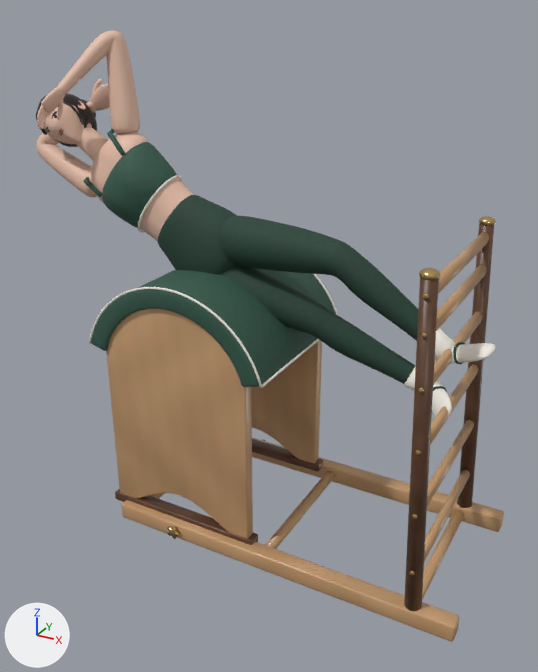
A saved change to the glTF model public/models/pilates-studio/barrel-studio-rig.glb.
Before and after are seen from a camera (50 mm lens) standing at (0.96, -1.93, 1.64) and looking at (-0.1, -0.01, 0.67). The lights are fixed; the arrows at lower left show +X, +Y and +Z. The first picture is the older version. Vertices at exactly the same position are counted once.

In view in the first picture: 'SM_Studio_Dielectric' and 1 more.
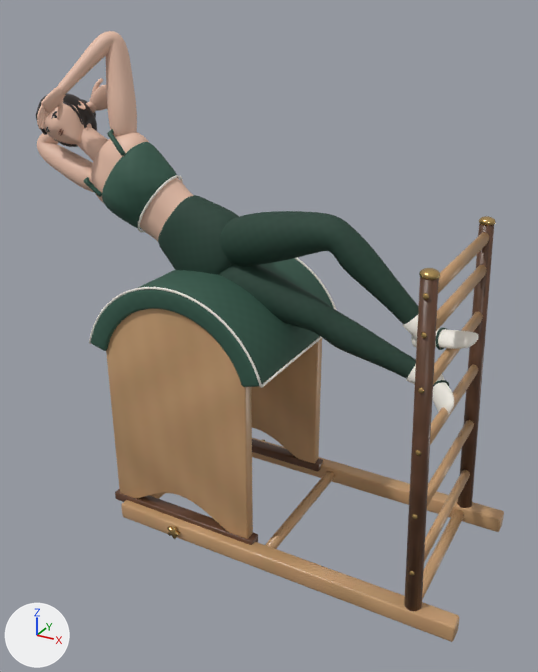
What differs and where, as boxes [x1, y1, x2, y2] in the pictures (538 x 672 px; the box of a moved part takes in the faces that stretch with it):
'SM_Studio_Dielectric', reshaped: before [36, 30, 504, 642]; after [36, 31, 504, 642]
part 1 of me_sm_studio_dielectric_mesh, moved or reshaped: before [404, 366, 416, 391]; after [407, 364, 416, 384]
part 2 of me_sm_studio_dielectric_mesh, moved or reshaped: before [432, 378, 452, 417]; after [433, 374, 454, 414]
part 3 of me_sm_studio_dielectric_mesh, moved or reshaped: before [433, 386, 447, 392]; after [432, 380, 449, 400]
part 4 of me_sm_studio_dielectric_mesh, moved or reshaped: before [435, 328, 455, 360]; after [402, 315, 418, 341]
part 5 of me_sm_studio_dielectric_mesh, moved or reshaped: before [434, 343, 496, 364]; after [411, 329, 479, 349]
part 6 of me_sm_studio_dielectric_mesh, moved or reshaped: before [453, 342, 465, 364]; after [436, 328, 447, 350]
part 7 of me_sm_studio_dielectric_mesh, moved or reshaped: before [36, 30, 140, 197]; after [37, 32, 137, 192]
part 8 of me_sm_studio_dielectric_mesh, moved or reshaped: before [158, 195, 418, 384]; after [159, 195, 419, 379]
part 9 of me_sm_studio_dielectric_mesh, surface changed: before [36, 30, 496, 479]; after [37, 31, 485, 479]

The change, as a diff of the scene's bpy script:
```diff
--- a/public/models/pilates-studio/barrel-studio-rig.glb.py
+++ b/public/models/pilates-studio/barrel-studio-rig.glb.py
@@ me_sm_studio_dielectric_mesh @@
 # used by ob_sm_studio_dielectric; location = (0.0, 0.0, 0.0)
-me_sm_studio_dielectric_mesh.from_pydata(...)  # 44684 vertices, 89076 faces; spans x -1.03..0.65, y -0.3..0.3, z 0.0..1.57
+me_sm_studio_dielectric_mesh.from_pydata(...)  # 44684 vertices, 89076 faces; spans x -1.02..0.65, y -0.3..0.3, z 0.0..1.57
+# me_sm_studio_dielectric_mesh part 1: the loose piece of 98 vertices spanning x 0.35..0.44, y -0.01..0.07, z 0.57..0.66 is moved by (0.0, 0.0, 0.02)
+# me_sm_studio_dielectric_mesh part 2: the loose piece of 2130 vertices spanning x 0.39..0.52, y -0.08..0.09, z 0.54..0.63 is moved by (0.0, 0.0, 0.02)
+# me_sm_studio_dielectric_mesh part 3: the loose piece of 128 vertices spanning x 0.42..0.48, y -0.01..0.02, z 0.55..0.63 is moved by (0.01, 0.0, 0.02)
+# me_sm_studio_dielectric_mesh part 4: the loose piece of 98 vertices spanning x 0.4..0.5, y -0.08..0.0, z 0.73..0.83 is moved by (-0.05, 0.0, 0.04)
+# me_sm_studio_dielectric_mesh part 5: the loose piece of 2130 vertices spanning x 0.44..0.61, y -0.1..0.0, z 0.71..0.81 is multiplied about its middle by the matrix ((0.997, -0.044, 0.158), (0.048, 1.009, -0.017), (-0.157, 0.024, 0.997)), then moved by (-0.06, 0.0, 0.03)
+# me_sm_studio_dielectric_mesh part 6: the loose piece of 128 vertices spanning x 0.5..0.54, y -0.08..-0.01, z 0.74..0.8 is moved by (-0.05, 0.0, 0.03)
+# me_sm_studio_dielectric_mesh part 7: 8209 of 44684 vertices moved; they spanned x -1.03..-0.59, y -0.11..0.08, z 1.05..1.57 and now span x -1.02..-0.6, y -0.11..0.08, z 1.06..1.57; mean shift (0.0, 0.0, 0.0); largest move (-0.95, 0.0, 1.36) -> (-0.78, 0.0, 1.24)
+# me_sm_studio_dielectric_mesh part 8: 6472 of 44684 vertices moved; they spanned x -0.5..0.45, y -0.1..0.12, z 0.6..1.09 and now span x -0.5..0.4, y -0.12..0.12, z 0.61..1.11; mean shift (-0.01, 0.0, 0.02); largest move (0.27, -0.03, 0.85) -> (0.22, -0.04, 0.93)
+# me_sm_studio_dielectric_mesh part 9: 68606 kept faces spanning x -1.02..0.65, y -0.3..0.3, z 0.0..1.57 get new texture (UV) coordinates
 me_sm_studio_dielectric_mesh.materials.append(mat_mat_studiodielectric)
```
